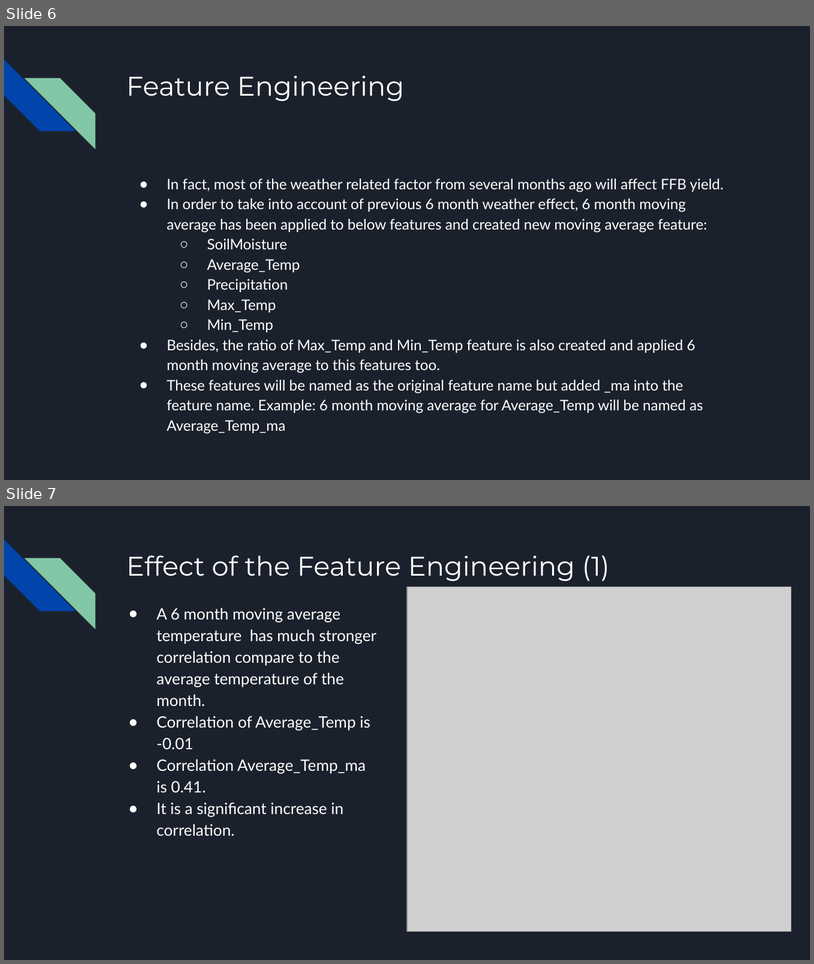
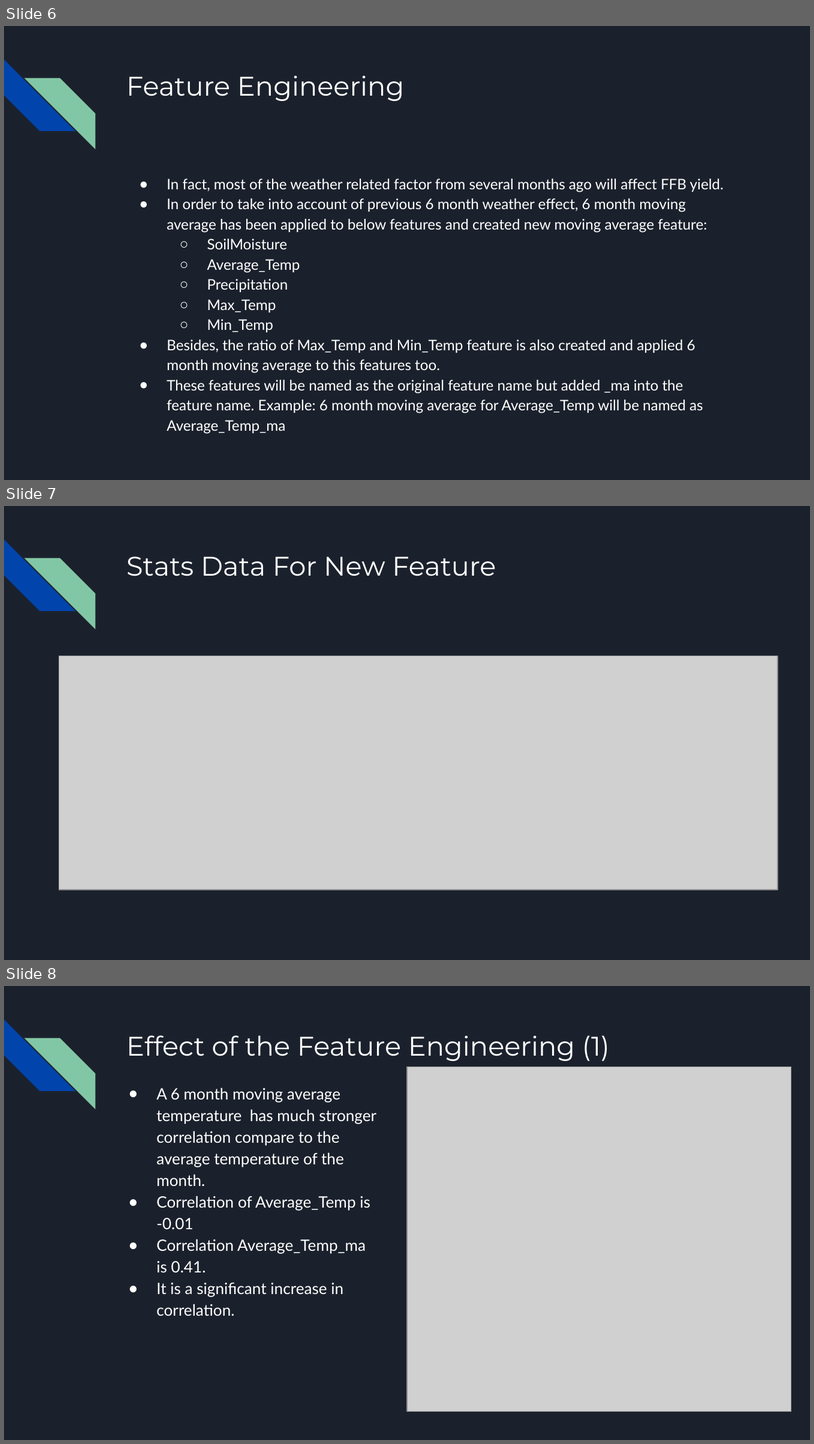
Before and after one commit to jingxianho/acedigital_q2, a slide deck: Ace Digital Technical Assessment Q2.pptx. Shown one above the other, each under a label of ours: slides 6 and 7 before the commit, slides 6, 7 and 8 after it. The pictures are 814x964 and 814x1444 pixels, drawn with LibreOffice and Linux fonts; fonts in the diff are those of the drawing; grey boxes stand for pictures. Boxes give left, top, right and bottom in pixels: in the first picture for what was removed or moved away, otherwise in the second. Text is boxed around its words. In the diff, an @@ line names an element or a change of style, - is before the commit and + after.

```diff
--- a/Ace Digital Technical Assessment Q2.pptx
+++ b/Ace Digital Technical Assessment Q2.pptx
@@ slide 7 added at bbox=[4, 506, 810, 960], background #1B212C; not listed: 2 template elements that a slide beside it also shows @@
@@ title added at bbox=[126, 556, 496, 576], 24 pt, text #FFFFFF @@
+Stats Data For New Feature
@@ picture added at bbox=[59, 656, 778, 890] @@
@@ what was slide 7 is now slide 8 @@
```
Also in this commit, not shown: 3 slides changed.
